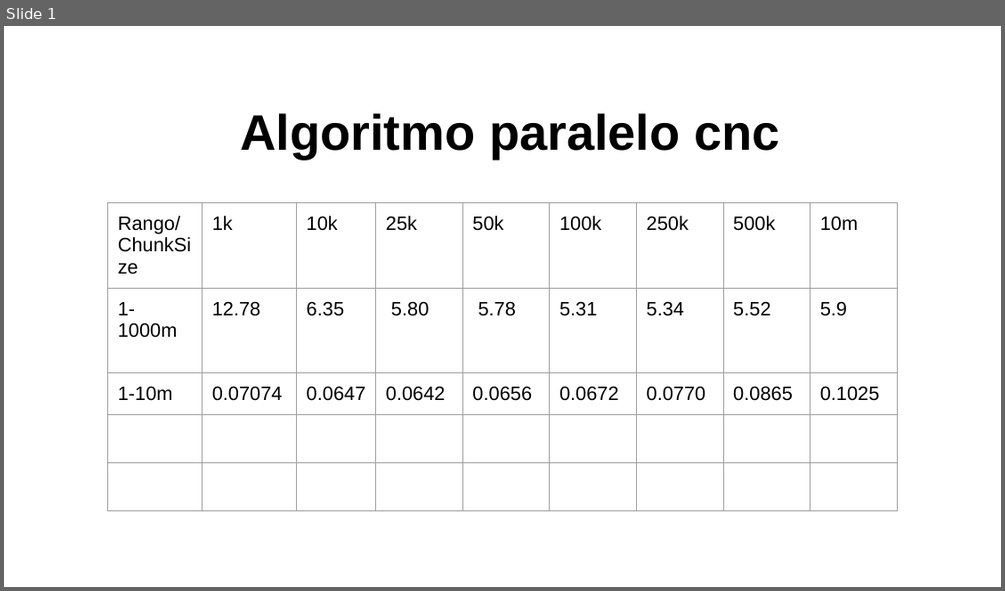
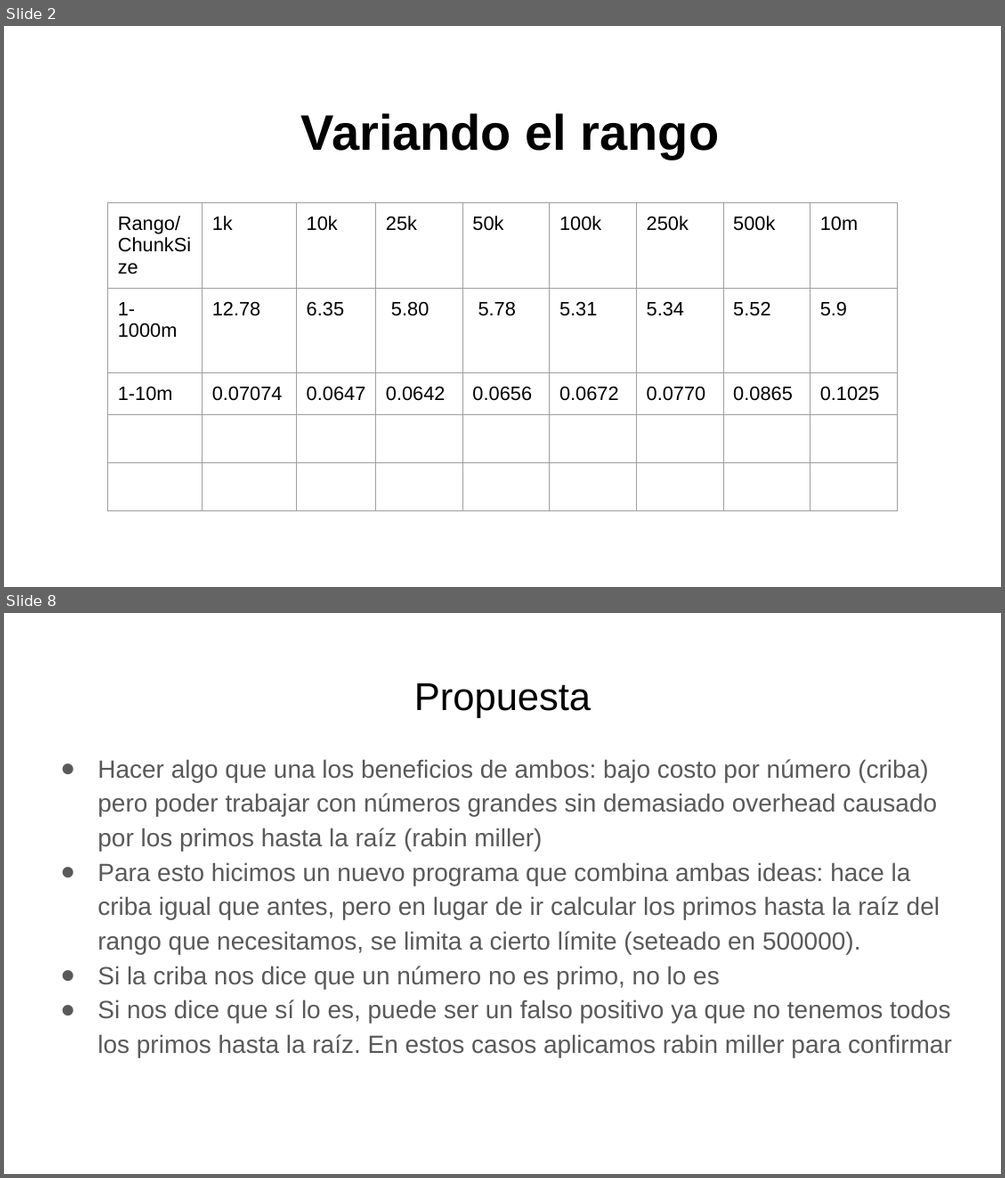
Before and after one commit to juvian/paralela, a slide deck: presentacion/dia2.pptx. Shown one above the other, each under a label of ours: slide 1 before the commit, slides 2 and 8 after it; the slides between them are not shown. The pictures are 1005x591 and 1005x1178 pixels, drawn with LibreOffice and Linux fonts; fonts in the diff are those of the drawing. Boxes give left, top, right and bottom in pixels: in the first picture for what was removed or moved away, otherwise in the second. Text is boxed around its words. In the diff, an @@ line names an element or a change of style, - is before the commit and + after.

```diff
--- a/presentacion/dia2.pptx
+++ b/presentacion/dia2.pptx
@@ slide 8 added at bbox=[4, 613, 1001, 1174], background #FFFFFF @@
@@ title added at bbox=[414, 683, 591, 718], 28 pt, text #000000 @@
+Propuesta
@@ text added at bbox=[97, 759, 952, 1057], 18 pt, text #595959 @@
+● Hacer algo que una los beneficios de ambos: bajo costo por número (criba) pero poder trabajar con números grandes sin demasiado overhead causado por los primos hasta la raíz (rabin miller)
+● Para esto hicimos un nuevo programa que combina ambas ideas: hace la criba igual que antes, pero en lugar de ir calcular los primos hasta la raíz del rango que necesitamos, se limita a cierto límite (seteado en 500000).
+● Si la criba nos dice que un número no es primo, no lo es
+● Si nos dice que sí lo es, puede ser un falso positivo ya que no tenemos todos los primos hasta la raíz. En estos casos aplicamos rabin miller para confirmar
@@ what was slide 1 is now slide 2 @@
@@ slide 2 changed as well @@
@@ text at bbox=[301, 113, 719, 158]: text changed @@
-Algoritmo paralelo cnc
+Variando el rango
```
Also in this commit, not shown: 6 other slides added, 1 other file.
